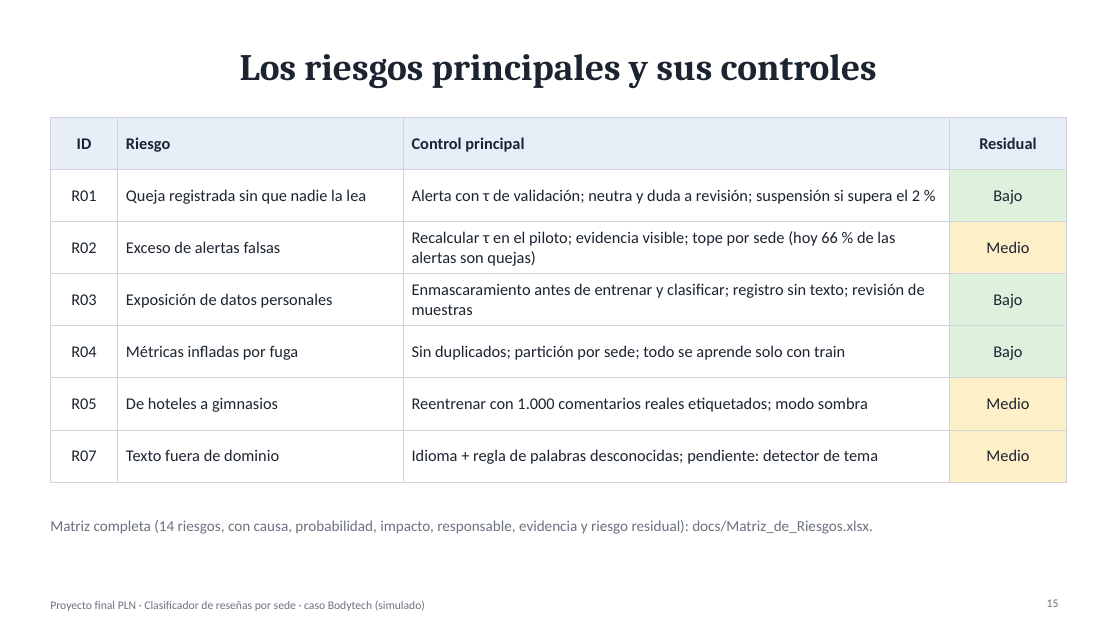
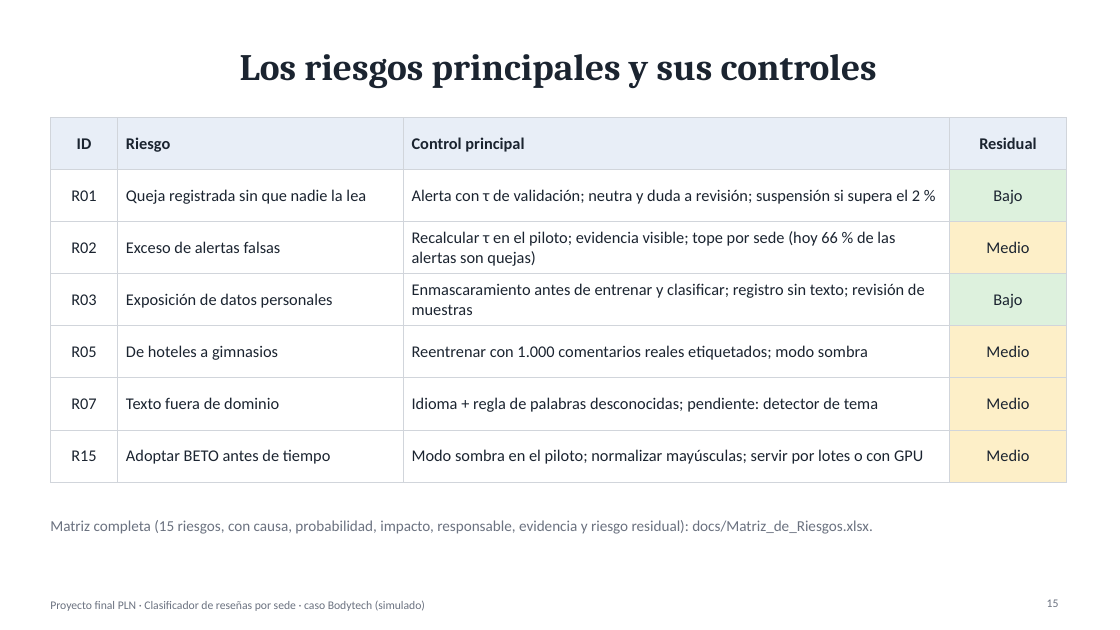
Before and after one commit to DavidVallejoV/proyecto-final-pln, a slide deck: slide 15 of docs/Presentacion_Proyecto_Final_PLN.pptx. Drawn at 1120x630 pixels with LibreOffice and Linux fonts; fonts in the diff are those of the drawing. Boxes give left, top, right and bottom in pixels: in the first picture for what was removed or moved away, otherwise in the second. Text is boxed around its words. In the diff, an @@ line names an element or a change of style, - is before the commit and + after.

```diff
--- a/docs/Presentacion_Proyecto_Final_PLN.pptx
+++ b/docs/Presentacion_Proyecto_Final_PLN.pptx
@@ table at (50,118,1067,468) @@
-row 5: R04 | Métricas infladas por fuga | Sin duplicados; partición por sede; todo se aprende solo con train | Bajo
+row 7: R15 | Adoptar BETO antes de tiempo | Modo sombra en el piloto; normalizar mayúsculas; servir por lotes o con GPU | Medio
@@ fill #DDF1DD to #FDEFC8 in row 5, column 4 @@
@@ text at (50,520,873,534): text changed @@
-Matriz completa (14 riesgos, con causa, probabilidad, impacto, responsable, evidencia y riesgo residual): docs/Matriz_de_Riesgos.xlsx.
+Matriz completa (15 riesgos, con causa, probabilidad, impacto, responsable, evidencia y riesgo residual): docs/Matriz_de_Riesgos.xlsx.
```
Also in this commit, not shown: 4 other slides changed, 1 slide added, 1 slide removed, 12 other files.
